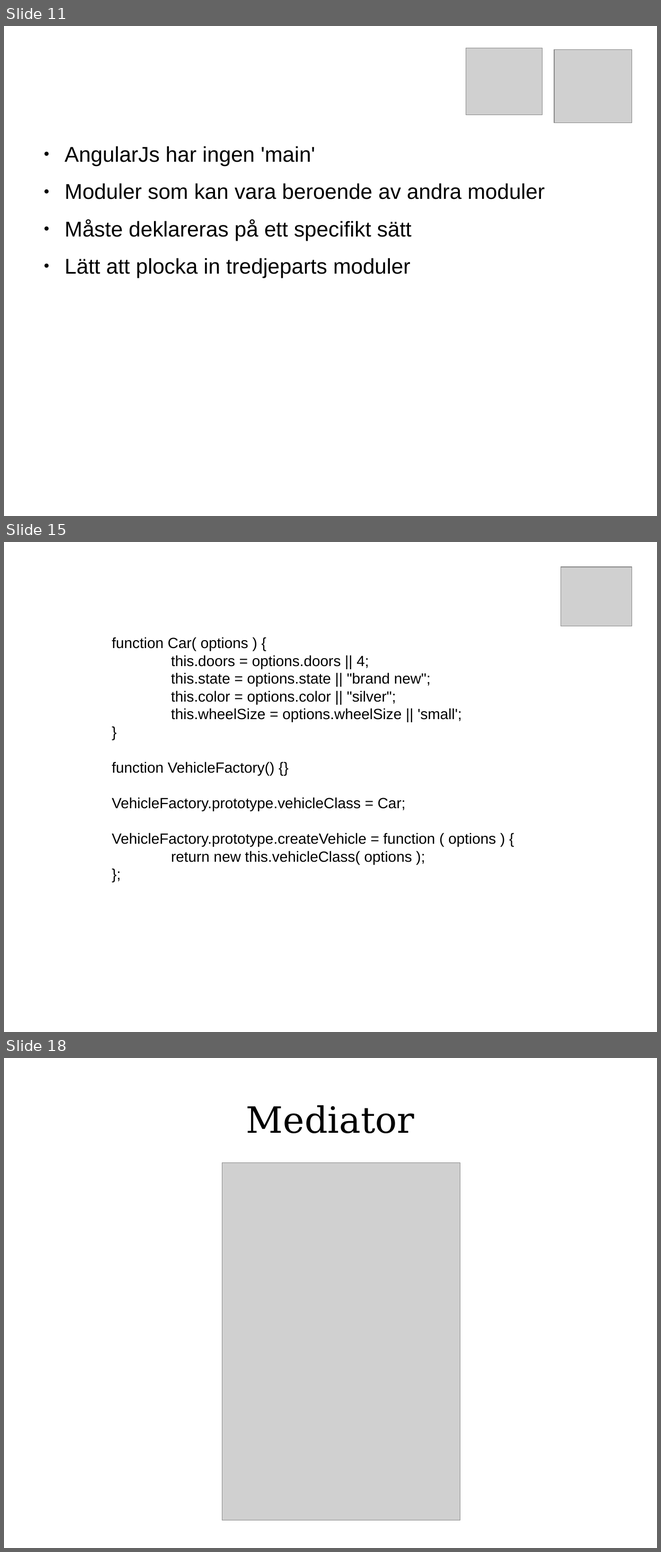
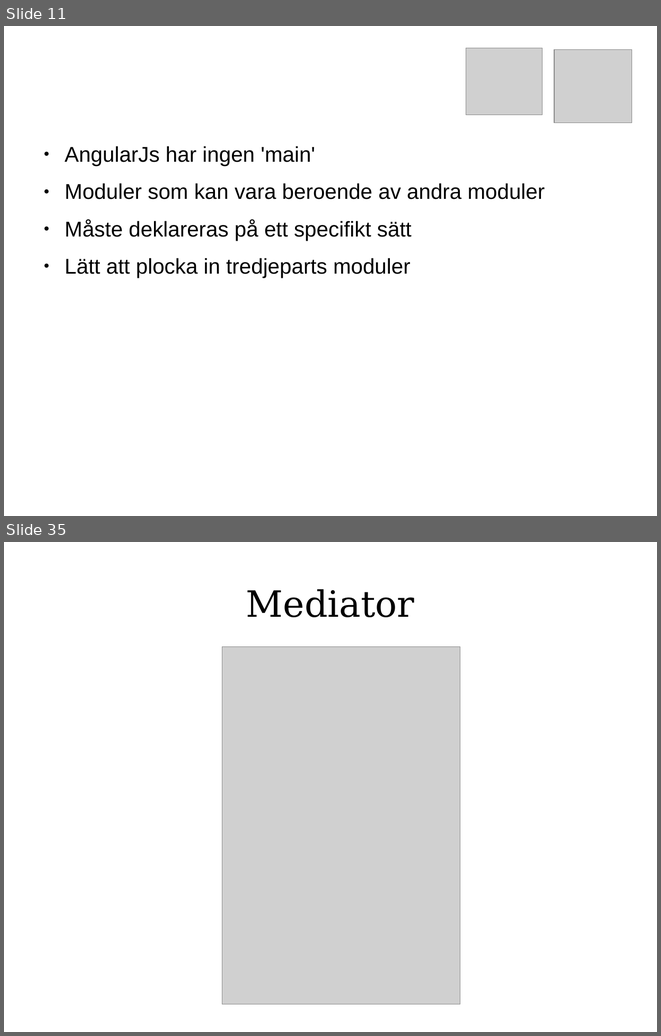
Before and after one commit to FilipStenbeck/angularJS-training, a slide deck: docs/JavaScript Arkitektur.odp. Shown one above the other, each under a label of ours: slides 11, 15 and 18 before the commit, slides 11 and 35 after it; the slides between them are not shown. The pictures are 661x1552 and 661x1036 pixels, drawn with LibreOffice and Linux fonts; fonts in the diff are those of the drawing; grey boxes stand for pictures. Boxes give left, top, right and bottom in pixels: in the first picture for what was removed or moved away, otherwise in the second. Text is boxed around its words. In the diff, an @@ line names an element or a change of style, - is before the commit and + after.

Commit message:
removed Factory from presentation

```diff
--- a/docs/JavaScript Arkitektur.odp
+++ b/docs/JavaScript Arkitektur.odp
@@ slide 15 removed at <box>4,542,657,1032</box>, background #FFFFFF @@
@@ picture removed at <box>561,567,632,626</box> @@
@@ text removed at <box>112,637,496,864</box> @@
-function Car( options ) {
-this.doors = options.doors || 4;
-this.state = options.state || "brand new";
-this.color = options.color || "silver";
-this.wheelSize = options.wheelSize || 'small';
-}
-function VehicleFactory() {}
-VehicleFactory.prototype.vehicleClass = Car;
-VehicleFactory.prototype.createVehicle = function ( options ) {
-return new this.vehicleClass( options );
-};
@@ what was slide 18 is now slide 35 @@
```
Also in this commit, not shown: 3 slides changed, 1 slide added, 5 other slides removed.
